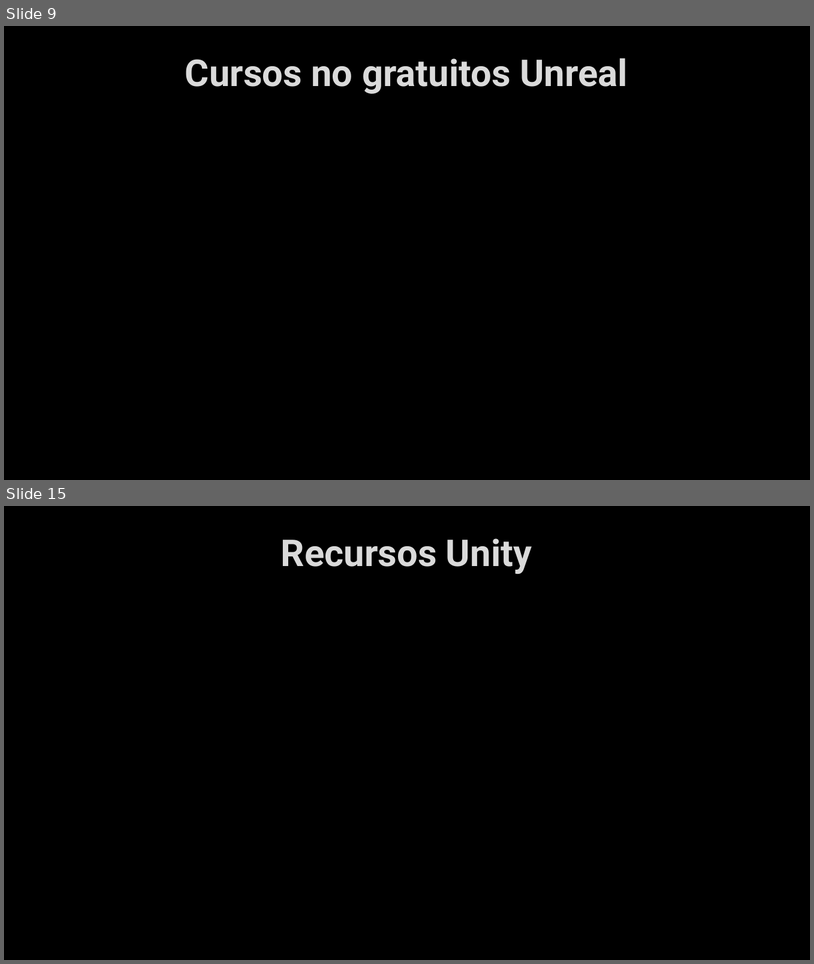
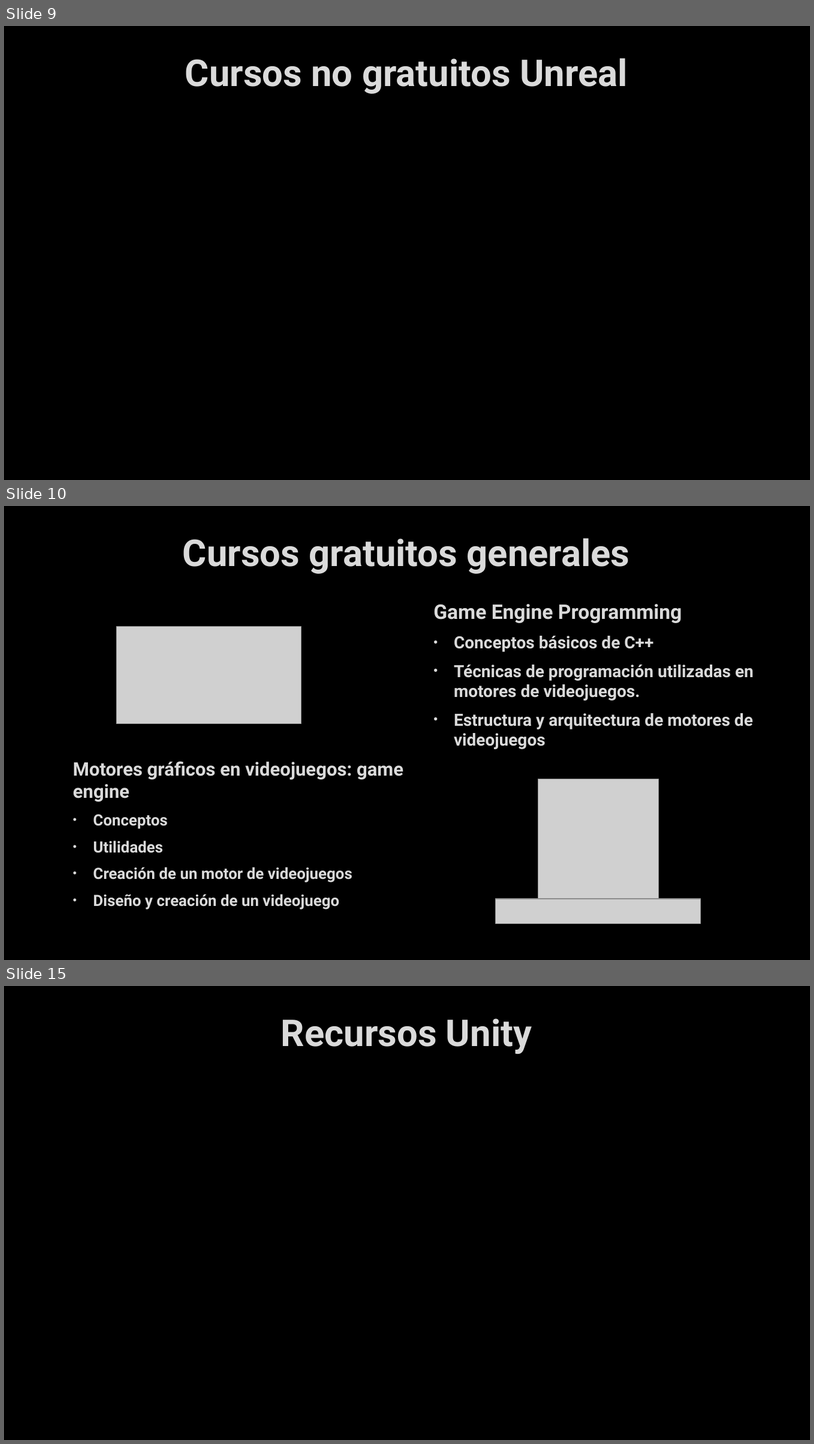
Before and after one commit to laiapc/TG1, a slide deck: Presentación TG1.pptx. Shown one above the other, each under a label of ours: slides 9 and 15 before the commit, slides 9, 10 and 15 after it; the slides between them are not shown. The pictures are 814x964 and 814x1444 pixels, drawn with LibreOffice and Linux fonts; fonts in the diff are those of the drawing; grey boxes stand for pictures; background and template pictures are left out. Boxes give left, top, right and bottom in pixels: in the first picture for what was removed or moved away, otherwise in the second. Text is boxed around its words. In the diff, an @@ line names an element or a change of style, - is before the commit and + after.

```diff
--- a/Presentación TG1.pptx
+++ b/Presentación TG1.pptx
@@ slide 10 added at bbox=[4, 506, 810, 960], background picture (left out) @@
@@ title added at bbox=[183, 538, 630, 574], 44 pt, text #DADADA, bold @@
+Cursos gratuitos generales
@@ text added at bbox=[434, 604, 754, 749], 20 pt, text #DADADA, bold @@
+Game Engine Programming
+• Conceptos básicos de C++
+• Técnicas de programación utilizadas en motores de videojuegos.
+• Estructura y arquitectura de motores de videojuegos
@@ picture added at bbox=[117, 627, 302, 724] @@
@@ text added at bbox=[73, 761, 404, 909], 18.5 pt, text #DADADA, bold @@
+Motores gráficos en videojuegos: game engine
+• Conceptos
+• Utilidades
+• Creación de un motor de videojuegos
+• Diseño y creación de un videojuego
@@ picture added at bbox=[538, 779, 659, 898] @@
@@ picture added at bbox=[496, 898, 701, 924] @@
```
Also in this commit, not shown: 4 slides changed, 1 slide removed.
